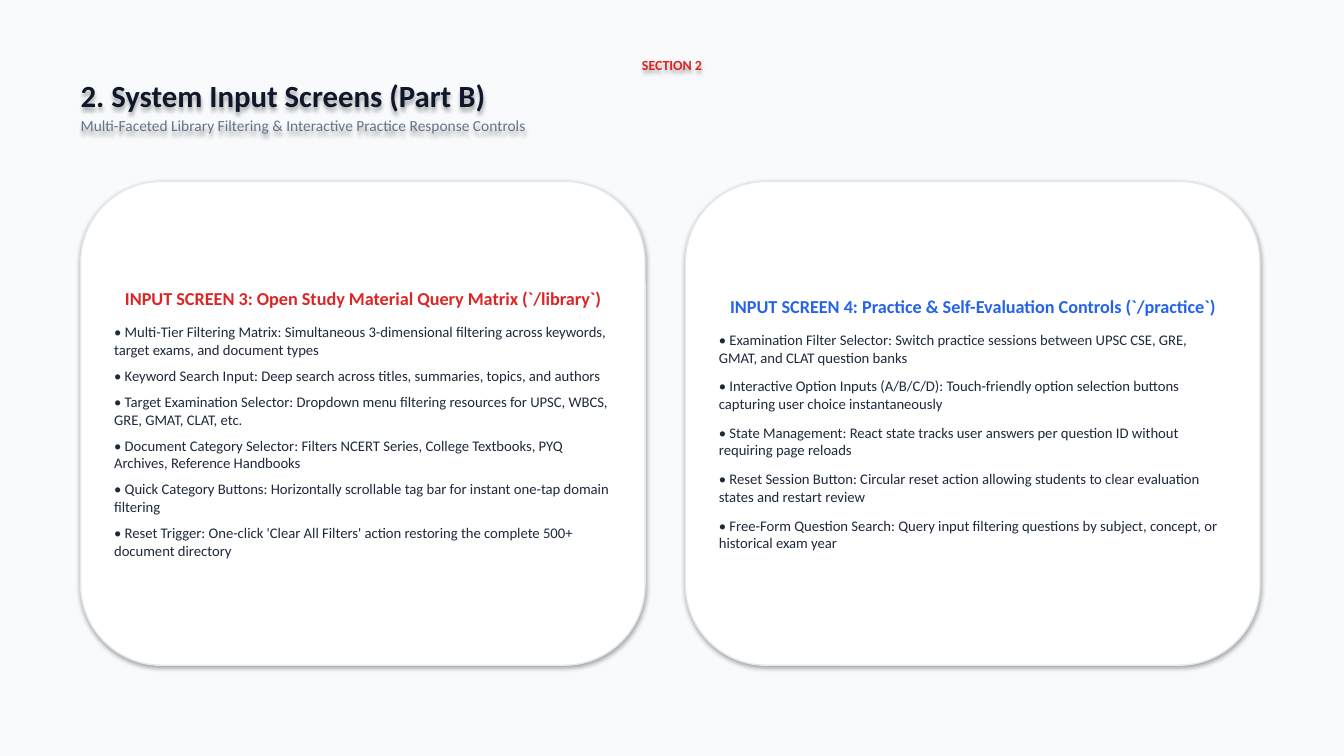
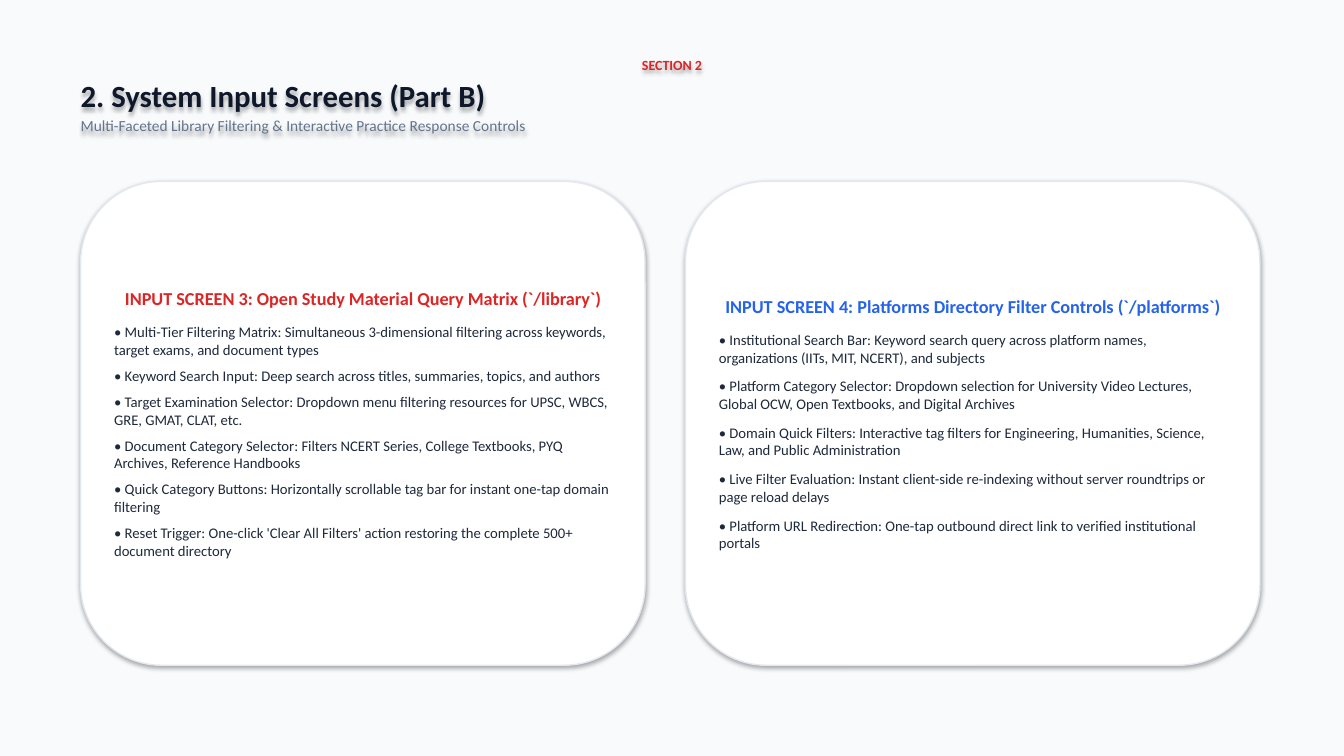
Before and after one commit to hrishikeshjh/technoedu, a slide deck: slide 4 of TechnoWallah_Executive_Presentation.pptx. Drawn at 1344x756 pixels with LibreOffice and Linux fonts; fonts in the diff are those of the drawing. Boxes give left, top, right and bottom in pixels: in the first picture for what was removed or moved away, otherwise in the second. Text is boxed around its words. In the diff, an @@ line names an element or a change of style, - is before the commit and + after.

Commit message:
feat: remove practice archive and update navigation, routes, and docs

```diff
--- a/TechnoWallah_Executive_Presentation.pptx
+++ b/TechnoWallah_Executive_Presentation.pptx
@@ text in rounded rectangle at (x1=719, y1=299, x2=1220, y2=551): text changed @@
-INPUT SCREEN 4: Practice & Self-Evaluation Controls (`/practice`)
-• Examination Filter Selector: Switch practice sessions between UPSC CSE, GRE, GMAT, and CLAT question banks
-• Interactive Option Inputs (A/B/C/D): Touch-friendly option selection buttons capturing user choice instantaneously
-• State Management: React state tracks user answers per question ID without requiring page reloads
-• Reset Session Button: Circular reset action allowing students to clear evaluation states and restart review
-• Free-Form Question Search: Query input filtering questions by subject, concept, or historical exam year
+INPUT SCREEN 4: Platforms Directory Filter Controls (`/platforms`)
+• Institutional Search Bar: Keyword search query across platform names, organizations (IITs, MIT, NCERT), and subjects
+• Platform Category Selector: Dropdown selection for University Video Lectures, Global OCW, Open Textbooks, and Digital Archives
+• Domain Quick Filters: Interactive tag filters for Engineering, Humanities, Science, Law, and Public Administration
+• Live Filter Evaluation: Instant client-side re-indexing without server roundtrips or page reload delays
+• Platform URL Redirection: One-tap outbound direct link to verified institutional portals
```
Also in this commit, not shown: 2 other slides changed, 10 other files.
